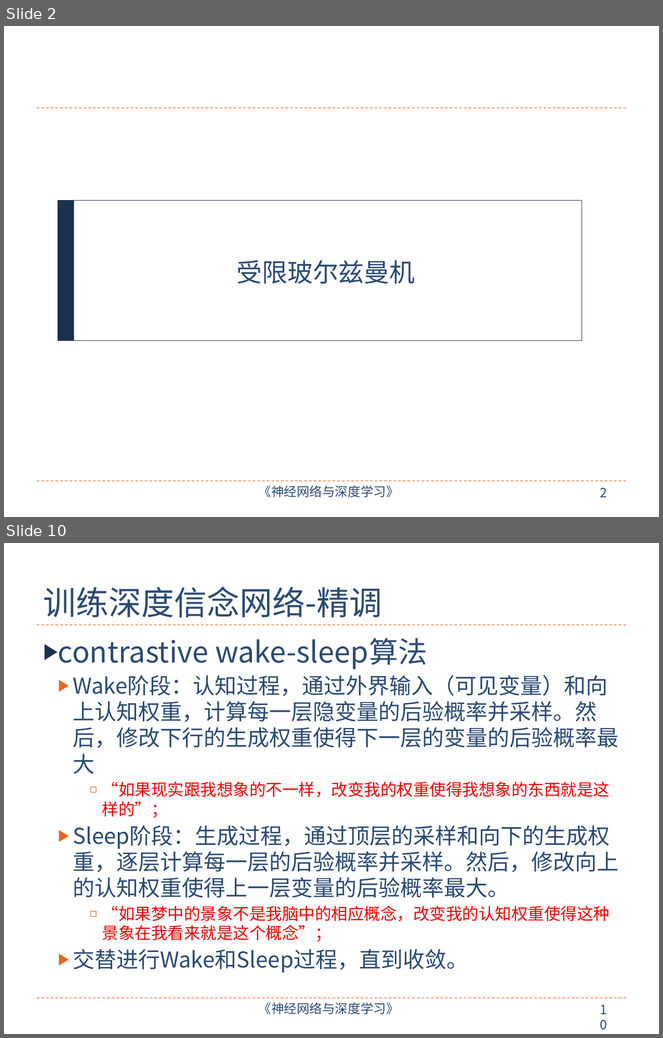
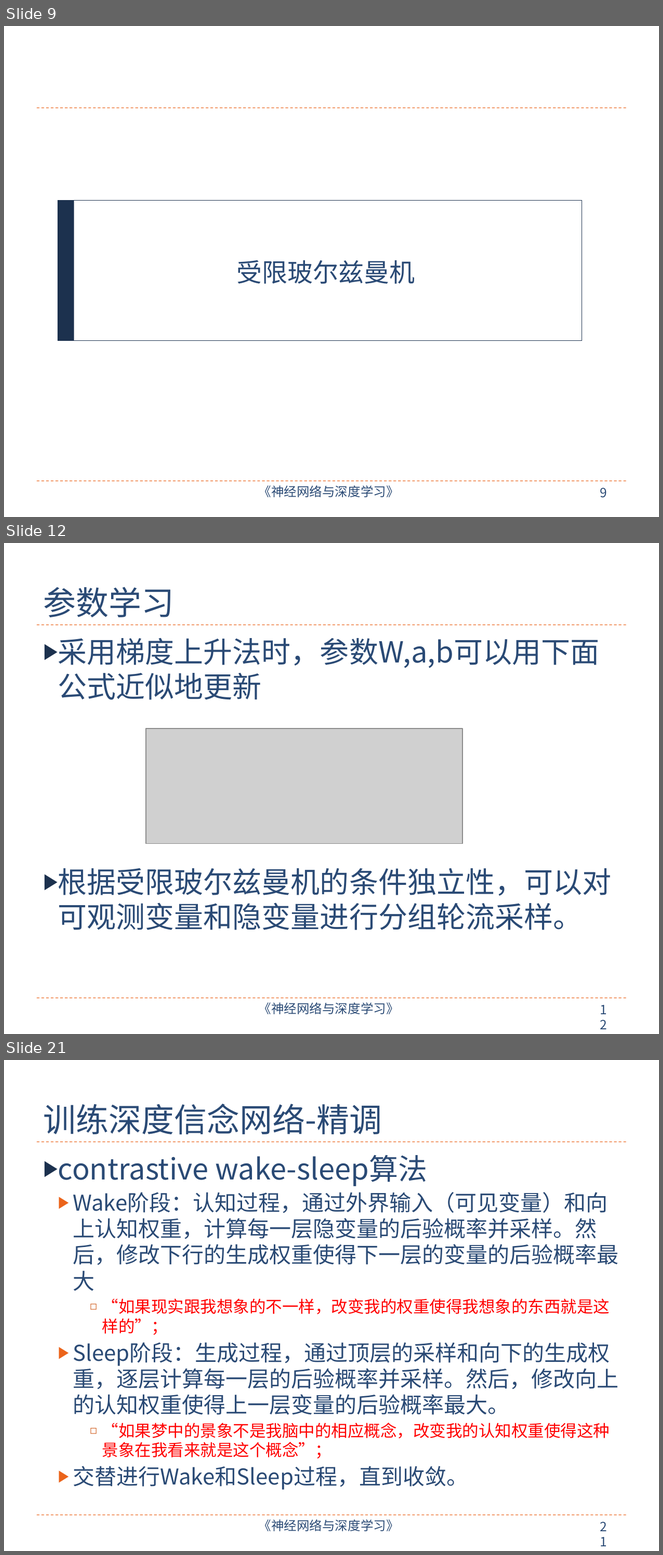
Before and after one commit to nndl/nndl.github.io, a slide deck: ppt/chap-深度信念网络.pptx. Shown one above the other, each under a label of ours: slides 2 and 10 before the commit, slides 9, 12 and 21 after it; the slides between them are not shown. The pictures are 663x1038 and 663x1555 pixels, drawn with LibreOffice and Linux fonts; fonts in the diff are those of the drawing; grey boxes stand for pictures. Boxes give left, top, right and bottom in pixels: in the first picture for what was removed or moved away, otherwise in the second. Text is boxed around its words. In the diff, an @@ line names an element or a change of style, - is before the commit and + after.

```diff
--- a/ppt/chap-深度信念网络.pptx
+++ b/ppt/chap-深度信念网络.pptx
@@ slide 12 added at box(4, 543, 659, 1034), background #FFFFFF; not listed: 4 template elements that a slide beside it also shows @@
@@ title added at box(44, 587, 175, 617), 36 pt, text #2A4A75 @@
+参数学习
@@ text added at box(58, 638, 611, 930), 32 pt, text #2A4A75 @@
+▶ 采用梯度上升法时，参数W,a,b可以用下面公式近似地更新
+▶ 根据受限玻尔兹曼机的条件独立性，可以对可观测变量和隐变量进行分组轮流采样。
@@ picture added at box(146, 729, 463, 844) @@
@@ what was slide 2 is now slide 9 @@
@@ page number at box(600, 488, 607, 498): text changed @@
-2
+9
@@ what was slide 10 is now slide 21 @@
@@ page number at box(594, 1516, 621, 1538): text changed @@
-10
+21
```
Also in this commit, not shown: 5 slides changed, 10 other slides added.
